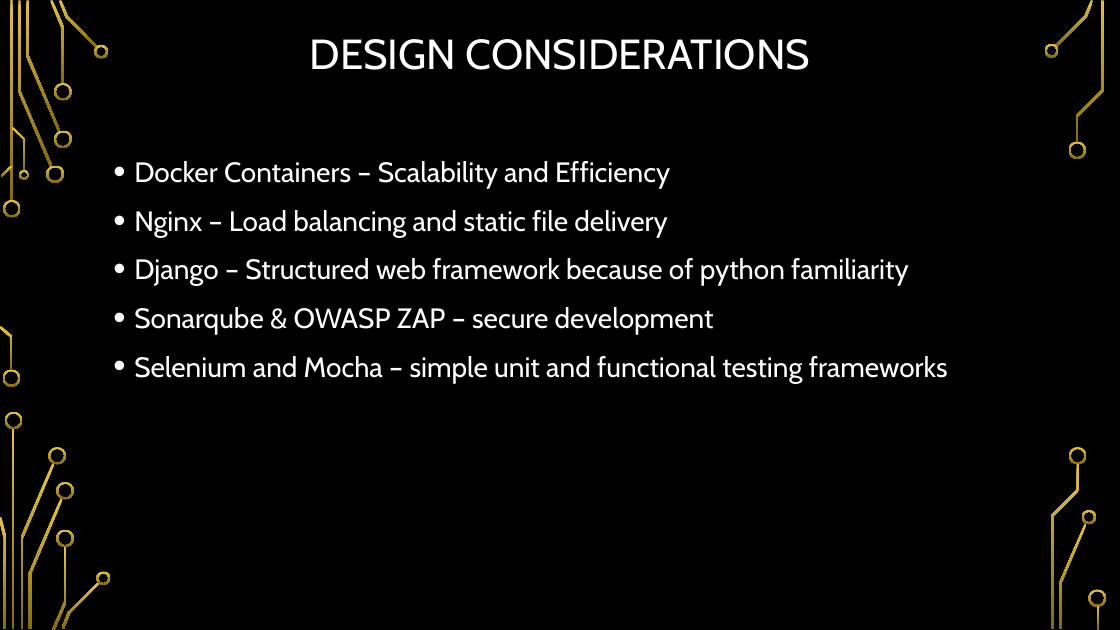
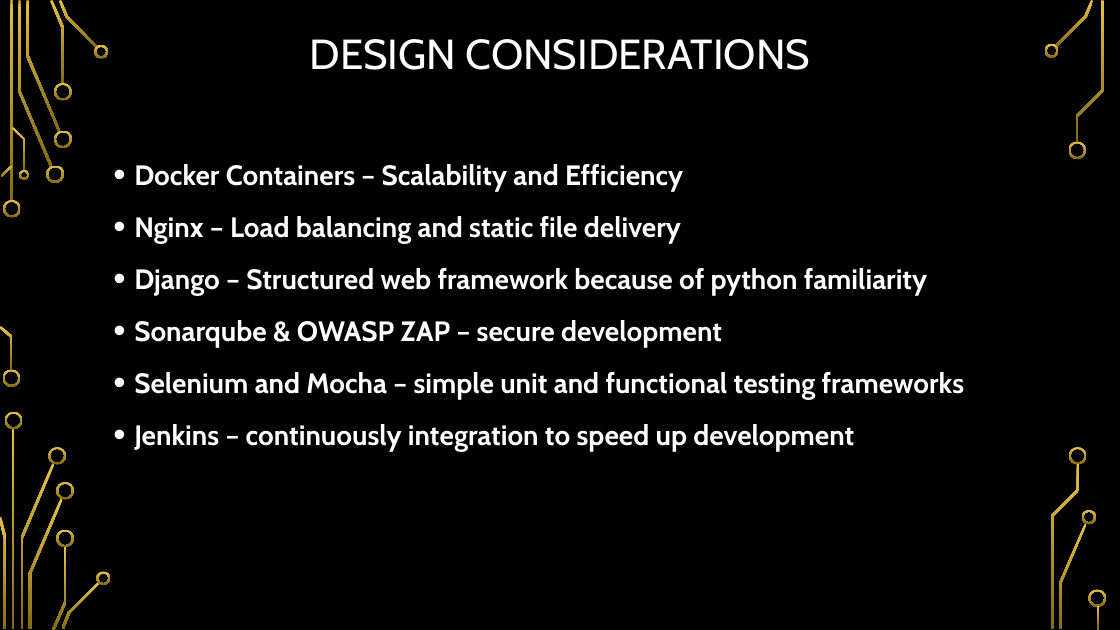
Before and after one commit to so87/Security-Lab-Manager, a slide deck: slide 16 of documentation/presentation.pptx (slide 17 before the commit). Drawn at 1120x630 pixels with LibreOffice and Linux fonts; fonts in the diff are those of the drawing; background and template pictures are left out. Boxes give left, top, right and bottom in pixels: in the first picture for what was removed or moved away, otherwise in the second. Text is boxed around its words. In the diff, an @@ line names an element or a change of style, - is before the commit and + after.

```diff
--- a/documentation/presentation.pptx
+++ b/documentation/presentation.pptx
@@ text at (x1=134, y1=164, x2=964, y2=400): bold on in "Docker Containers – Scalability and Efficiency", "Nginx – Load balancing and static file ...", "Django – Structured web framework because of ...", "Sonarqube & OWASP ZAP – secure development" and 1 more places; line spacing 1.1 to 1.2 @@
@@ text at (x1=134, y1=424, x2=854, y2=452): paragraph added @@
+• Jenkins – continuously integration to speed up development
```
Also in this commit, not shown: 12 other slides changed, 1 slide added.
